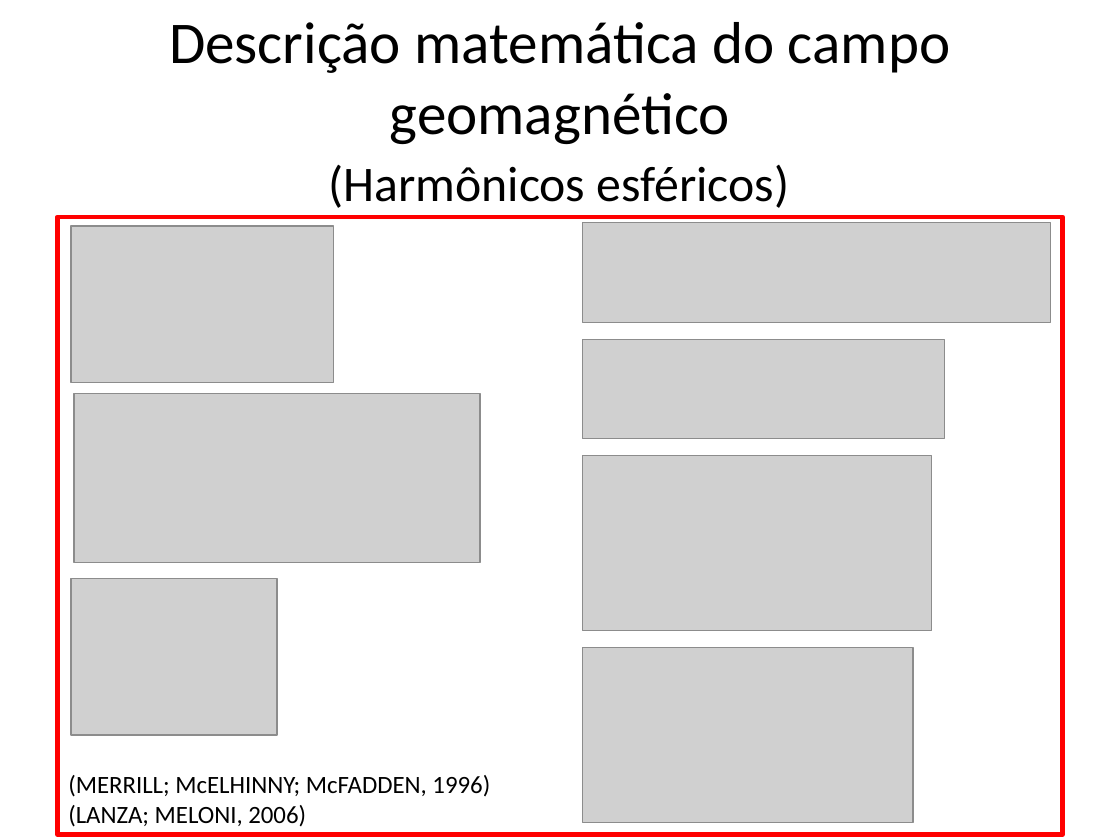
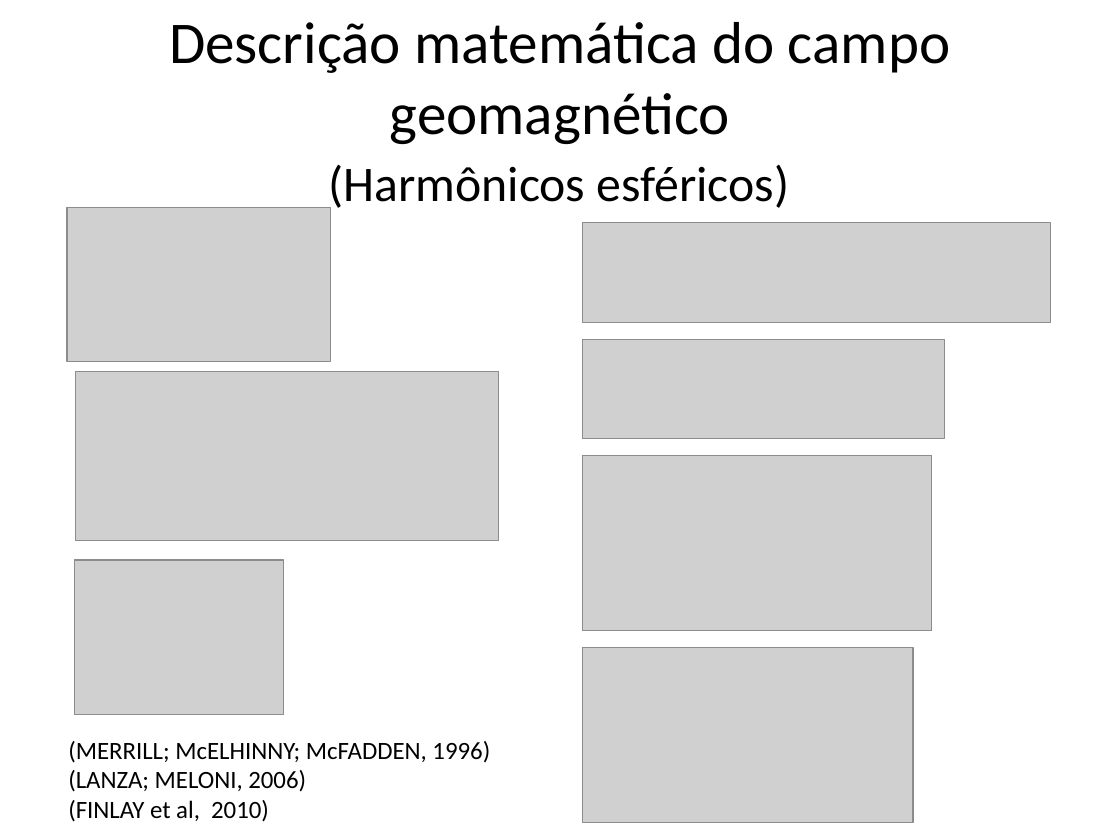
Before and after one commit to birocoles/Disciplina-metodos-potenciais, a slide deck: slide 86 of Aulas/Campo_geomagnetico/aula_campo_geomagnetico.pptx (slide 85 before the commit). Drawn at 1120x840 pixels with LibreOffice and Linux fonts; fonts in the diff are those of the drawing; grey boxes stand for pictures. Boxes give left, top, right and bottom in pixels: in the first picture for what was removed or moved away, otherwise in the second. Text is boxed around its words. In the diff, an @@ line names an element or a change of style, - is before the commit and + after.

Commit message:
update na descricao matematica do campo geomagnetico

```diff
--- a/Aulas/Campo_geomagnetico/aula_campo_geomagnetico.pptx
+++ b/Aulas/Campo_geomagnetico/aula_campo_geomagnetico.pptx
@@ picture: place and size @@
-picture at [71,226,333,383]
+picture at [67,207,330,362]
@@ rectangle removed at [57,217,1063,834] @@
@@ picture: place and size @@
-picture at [74,393,479,562]
+picture at [75,372,498,541]
@@ picture: place and size @@
-picture at [71,579,277,736]
+picture at [75,560,284,715]
@@ text "(MERRILL; McELHINNY; McFADDEN, 1996)": place and size @@
-text "(MERRILL; McELHINNY; McFADDEN, 1996)" at [68,775,490,827]
+text "(MERRILL; McELHINNY; McFADDEN, 1996)" at [68,741,490,822]
@@ text at [68,800,269,822]: paragraph added @@
+(FINLAY et al, 2010)
```
Also in this commit, not shown: 12 other slides changed, 7 slides added, 7 slides removed, 1 other file.
